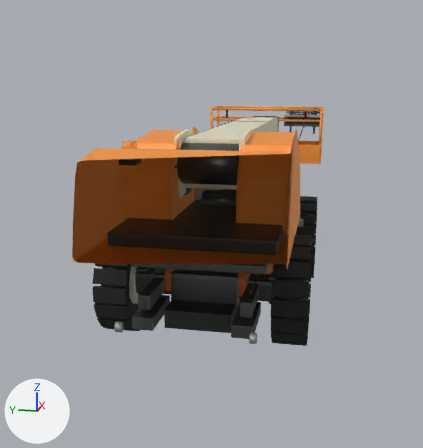
The glTF model assets/models/600s.glb: old version first, new version second.
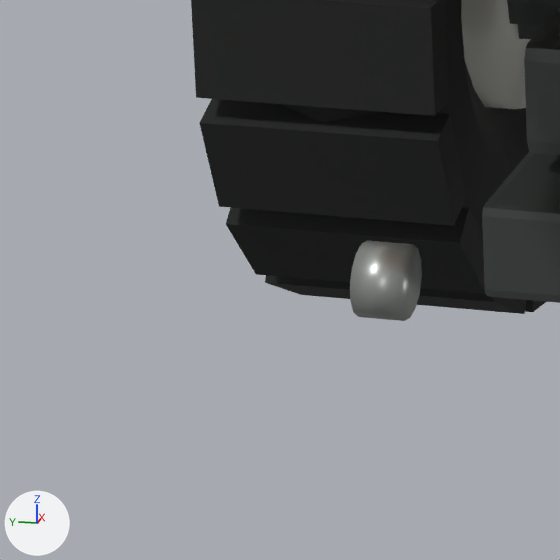
The first picture shows the older version from a 50 mm camera at (-7.97, -1.39, 3.09) aimed at (1.24, 0.45, 0.79). The close-ups show the older and then the newer version on the part from 16% to 34% of the width and 64% to 81% of the height of that picture. Only the edits that show in the close-ups are written down. Every picture has the same lights, and +X, +Y and +Z are marked at lower left. Everything nearer to the camera than a plane just in front of the edit is cut away. Where no turn or scale is listed for an object, it has been applied to the vertices.

The first close-up shows 'AxleRear', 'Chassis_Hit', 'ForkPocket_L_Rear', 'FrameRail_L', 'TieDown_RL', 'Wheel_RL_Rim', 'Wheel_RL_Tire', 'Wheel_RL_Tread_10', 'Wheel_RL_Tread_11', 'Wheel_RL_Tread_12', 'Wheel_RL_Tread_13' and 2 more.
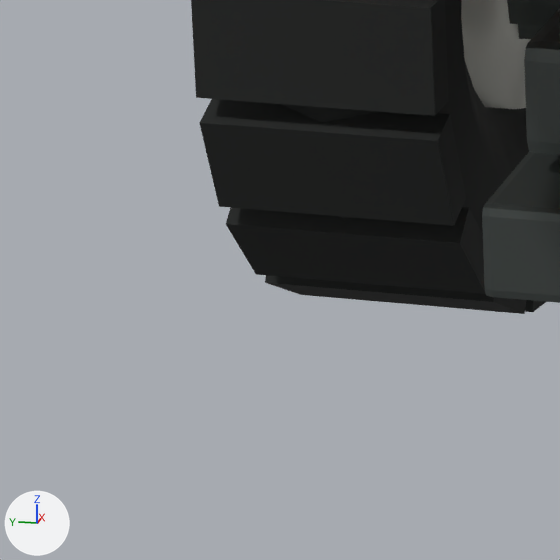
Patch to the scene script:
```diff
--- a/assets/models/600s.glb.py
+++ b/assets/models/600s.glb.py
@@ ob_tiedown_rl @@
-ob_tiedown_rl = bpy.data.objects.new('TieDown_RL', me_tiedown_rl_mesh)
-ob_tiedown_rl.location = (-2.45, 0.72, 0.53)
```

Changed parts and their boxes (x1, y1, x2, y2) in the close-ups (560 x 560 px):
'TieDown_RL', deleted
    before: (355, 241, 422, 310)
